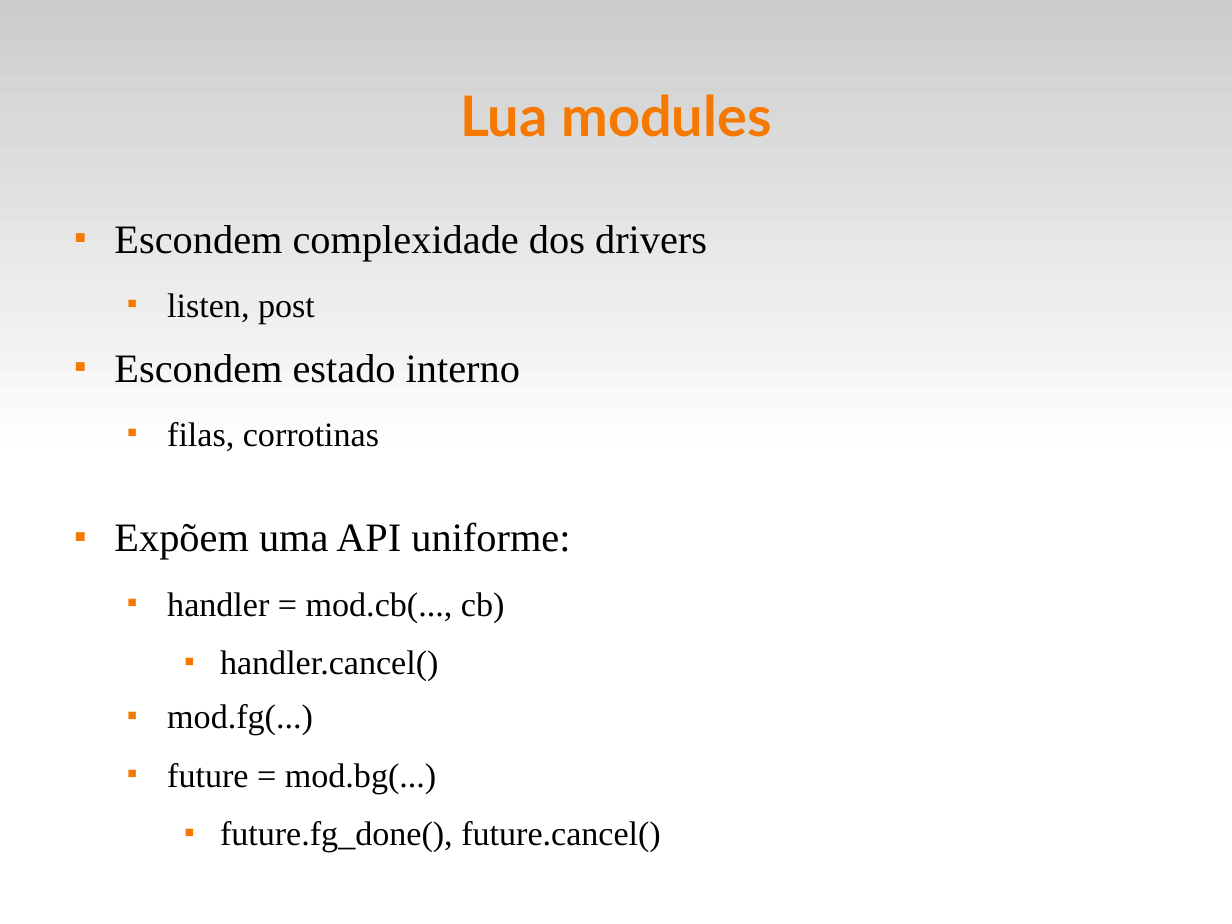
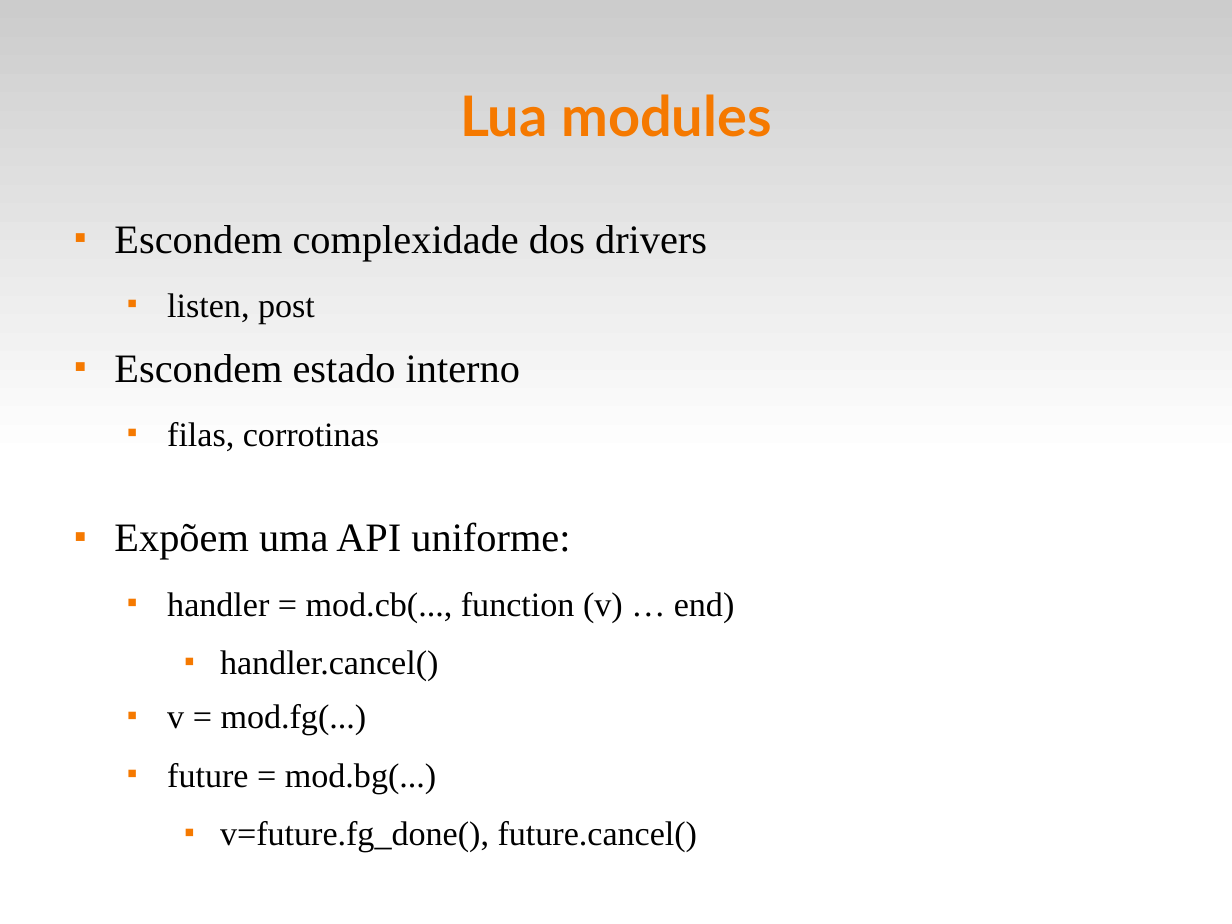
Before and after one commit to fsantanna/events, a slide deck: slide 17 of evt.odp. Drawn at 1232x924 pixels with LibreOffice and Linux fonts; fonts in the diff are those of the drawing. Boxes give left, top, right and bottom in pixels: in the first picture for what was removed or moved away, otherwise in the second. Text is boxed around its words. In the diff, an @@ line names an element or a change of style, - is before the commit and + after.

```diff
--- a/evt.odp
+++ b/evt.odp
@@ text at box(167, 592, 735, 623): text changed @@
-  ■ handler = mod.cb(..., cb)
+  ■ handler = mod.cb(..., function (v) … end)
@@ text at box(167, 704, 367, 735): text changed @@
-  ■ mod.fg(...)
+  ■ v = mod.fg(...)
@@ text at box(220, 821, 698, 853): text changed @@
-    ■ future.fg_done(), future.cancel()
+    ■ v=future.fg_done(), future.cancel()
```
Also in this commit, not shown: 2 other slides changed, 4 slides added, 5 other files.
